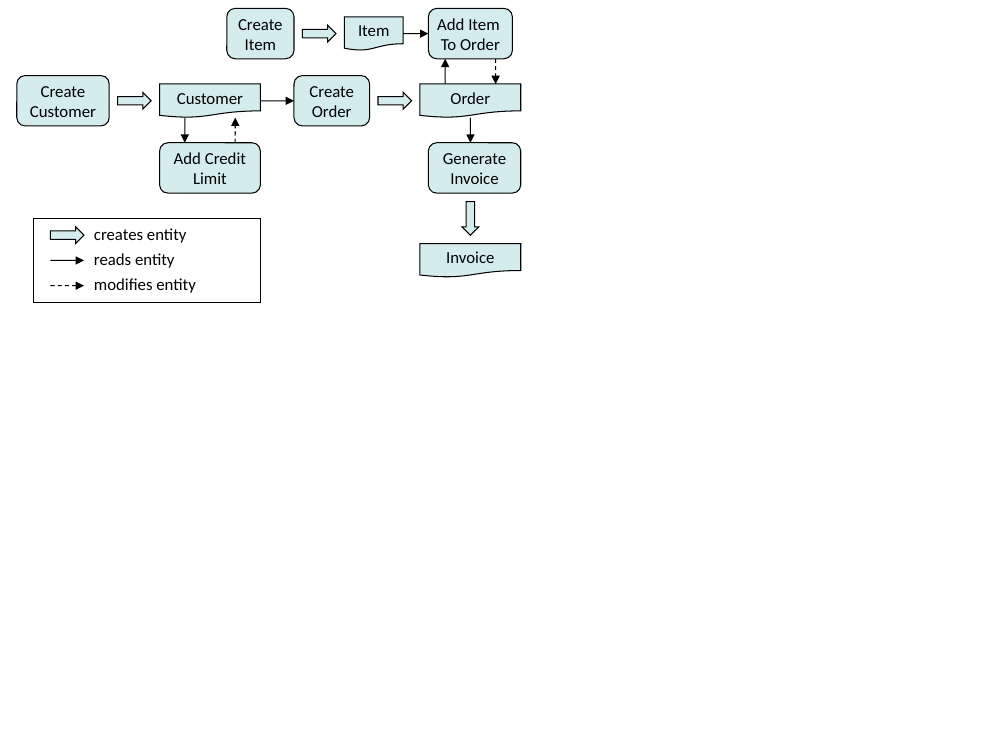
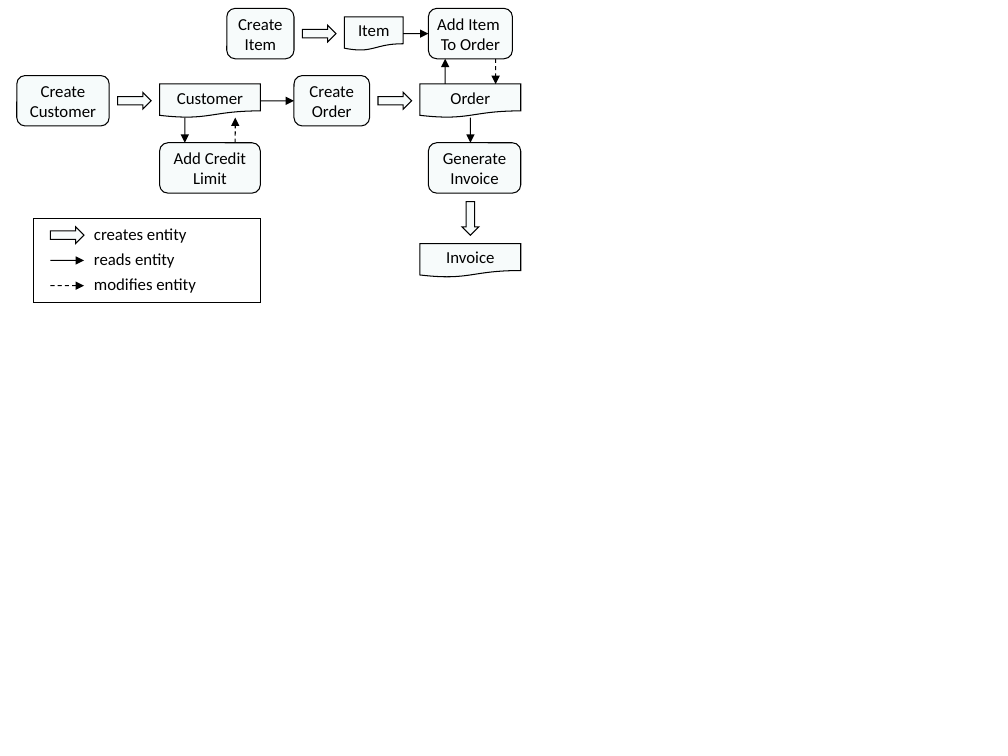
Before and after one commit to simonhj/test-generation-paper, a slide deck: slide 1 of figs/AppModel.ppt. Drawn at 1008x756 pixels with LibreOffice and Linux fonts; fonts in the diff are those of the drawing. Boxes give left, top, right and bottom in pixels: in the first picture for what was removed or moved away, otherwise in the second. Text is boxed around its words. In the diff, an @@ line names an element or a change of style, - is before the commit and + after.

```diff
--- a/figs/AppModel.ppt
+++ b/figs/AppModel.ppt
@@ rounded rectangle "Create" at box(17, 76, 110, 126): fill #BBE0E3 at 61% opacity to #BBE0E3 at 12% opacity @@
@@ fill #BBE0E3 at 61% opacity to #BBE0E3 at 11% opacity in 14 elements at box(159, 84, 260, 117), box(159, 143, 260, 194), box(294, 76, 370, 126), box(420, 84, 521, 117), box(227, 8, 294, 58), box(345, 17, 403, 50), box(428, 8, 512, 58), box(428, 143, 521, 194), box(420, 244, 521, 277), box(118, 93, 151, 110), box(302, 25, 336, 42), box(462, 202, 479, 235), box(50, 227, 84, 244), box(378, 93, 411, 110) @@
```
Also in this commit, not shown: 1 slide added, 5 other files.
